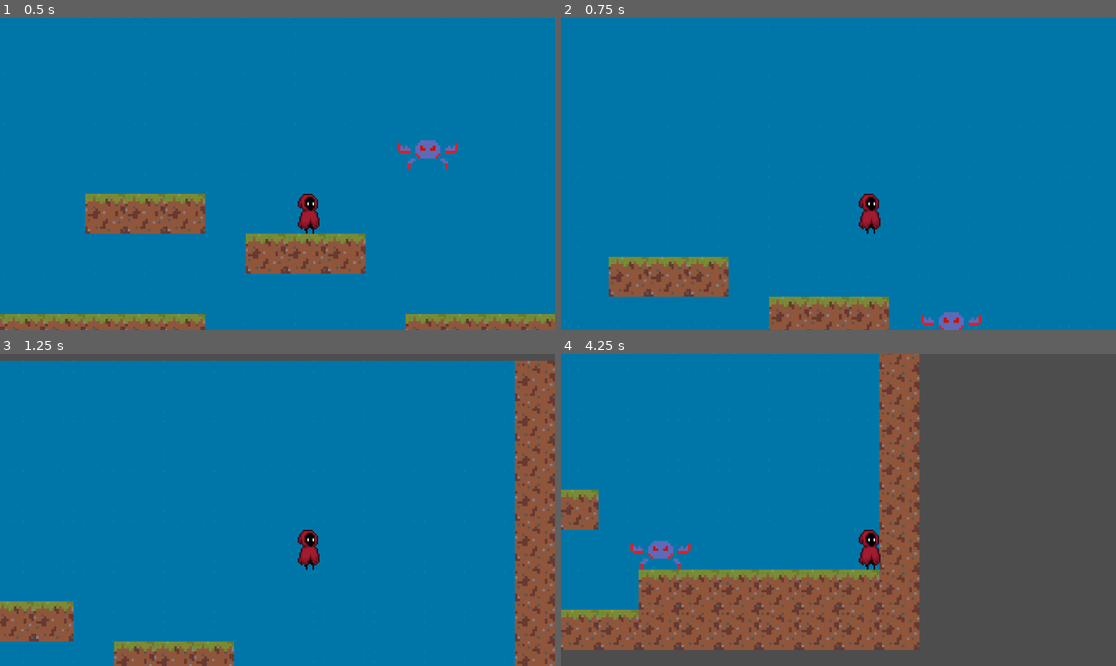
Above: before the commit, frames 1-4 (two rows, left to right).
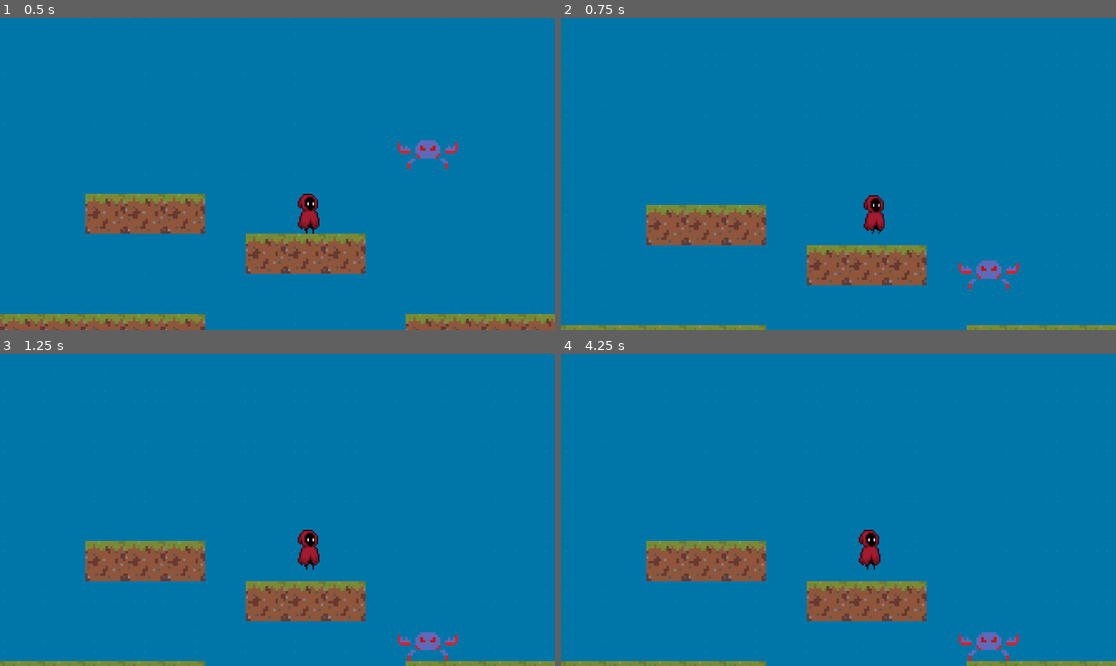
Above: after the commit, the same moments.

Repository: yeegz/Fallen-Asteri
Game: Godot game, scene res://scene.tscn
Same seed, same stepped clock (60 frames per second), same inputs: the game is played once before the commit and once after it. This scene is started directly instead of the project's main scene.
Inputs:
- Up to frame 1 (0.5 s): no input
- Up to frame 2 (0.75 s): tap Enter (ui_accept) at 0.5 s; hold Right (ui_right) from 0.53 s (still down)
- Up to frame 3 (1.25 s): keep holding Right (ui_right); tap Enter (ui_accept) at 0.77 s
- Up to frame 4 (4.25 s): tap Enter (ui_accept) at 1.52, 3.02, 3.77 s; release Right (ui_right) at 2.03 s; hold Left (ui_left) 2.03-2.78 s; hold Right (ui_right) from 2.78 s (still down)

Frame 1 is identical in both runs. In frame 2, 13% of the frame differs, in the area x 0-100%, y 2-100%; in frame 3, 20%; in frame 4, 60%, in the area x 0-100%, y 0-100%.
Error after the commit: Invalid assignment of property or key 'flip_h' with value of type 'bool' on a base object of type 'null instance'. (res://Scenes/character_body_2d.gd:28)

Commit message:
rename scenes

Diff:
--- a/Scenes/character_body_2d.tscn
+++ b/Scenes/character_body_2d.tscn
@@ -11,7 +11,7 @@
 tracks/0/type = "value"
 tracks/0/imported = false
 tracks/0/enabled = true
-tracks/0/path = NodePath("Sprite2D:frame")
+tracks/0/path = NodePath("Player:frame")
 tracks/0/interp = 1
 tracks/0/loop_wrap = true
 tracks/0/keys = {
@@ -27,7 +27,7 @@
 tracks/0/type = "value"
 tracks/0/imported = false
 tracks/0/enabled = true
-tracks/0/path = NodePath("Sprite2D:frame")
+tracks/0/path = NodePath("Player:frame")
 tracks/0/interp = 1
 tracks/0/loop_wrap = true
 tracks/0/keys = {
@@ -51,14 +51,14 @@
 texture_filter = 1
 script = ExtResource("1_vkjrs")
 
-[node name="Sprite2D" type="Sprite2D" parent="."]
+[node name="Player" type="Sprite2D" parent="."]
 position = Vector2(48, 63.5)
 scale = Vector2(2.125, 2.28125)
 texture = ExtResource("2_jupm6")
 hframes = 9
 vframes = 8
 
-[node name="CollisionShape2D" type="CollisionShape2D" parent="."]
+[node name="PlayerPhysics" type="CollisionShape2D" parent="."]
 position = Vector2(49, 64)
 shape = SubResource("RectangleShape2D_31tk3")
 
--- a/Scenes/enemy_12d.tscn
+++ b/Scenes/enemy_12d.tscn
@@ -15,6 +15,6 @@
 scale = Vector2(4, 4.13333)
 texture = ExtResource("1_xxmt4")
 
-[node name="EnemyCollisionShape2D" type="CollisionShape2D" parent="."]
+[node name="EnemyPhysics" type="CollisionShape2D" parent="."]
 position = Vector2(48, 57)
 shape = SubResource("RectangleShape2D_6yb7h")
